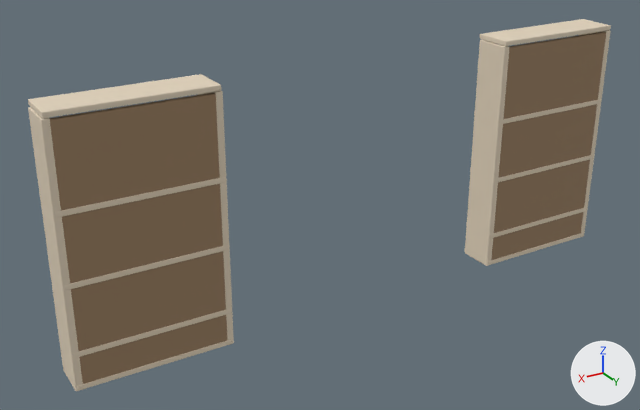
One commit to the glTF model game/asset/runtime/models/studio-furniture-v3.glb: the scene before it, then after it.
The view is the same before and after, from a camera (50 mm lens) standing at (5.93, 12.11, 4.75) and looking at (0.52, 3.1, 0.24). The lights are fixed; the arrows at lower right show +X, +Y and +Z. The picture after the commit comes second. Where no turn or scale is listed for an object, it has been applied to the vertices.

Names of what the first picture shows: 'Cabinet side', 'Cabinet side.001', 'Cabinet side.002', 'Cabinet side.003', 'Inset cabinet back', 'Inset cabinet back.001', 'Recessed shelf.004', 'Recessed shelf.005', 'Recessed shelf.006', 'Recessed shelf.007', 'Recessed shelf.008', 'Recessed shelf.009' and 4 more.
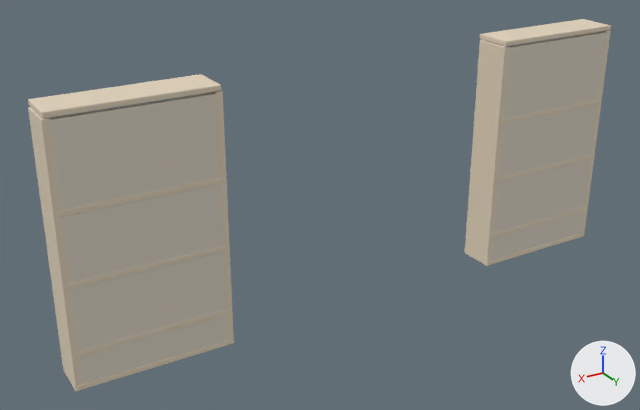
The edits, one by one:
Material 'Warm museum plaster' (mat_warm_museum_plaster) is new.
Its base color is (0.723, 0.665, 0.565) (pale yellow #ddd5c6).
Its roughness is 0.92.
me_mesh_0 has 56 vertices, 108 faces and spans x -0.91..0.91, y -0.04..0.04, z -1.58..1.58.
me_mesh_0 no longer uses material mat_endgrain_and_worn_timber (brown #9b8062).
me_mesh_0 gains material mat_warm_museum_plaster (pale yellow #ddd5c6).
me_mesh_11 has 56 vertices, 108 faces and spans x -0.91..0.91, y -0.04..0.04, z -1.58..1.58.
me_mesh_11 no longer uses material mat_endgrain_and_worn_timber (brown #9b8062).
me_mesh_11 gains material mat_warm_museum_plaster (pale yellow #ddd5c6).

Location of each change, [x1, y1, x2, y2] in pixels of the pictures (640 x 410 px):
'Inset cabinet back.001', recoloured (brown to pale yellow)
    both: [49, 93, 227, 384]
'Inset cabinet back', recoloured (brown to pale yellow)
    both: [491, 32, 606, 260]
